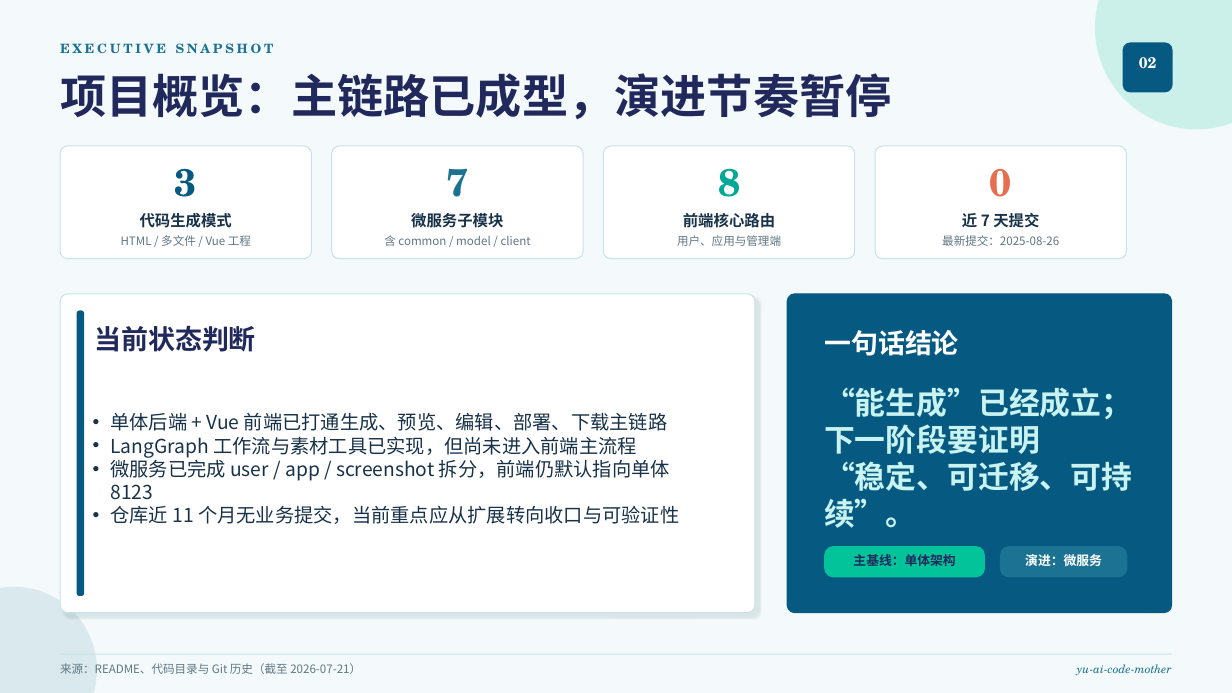
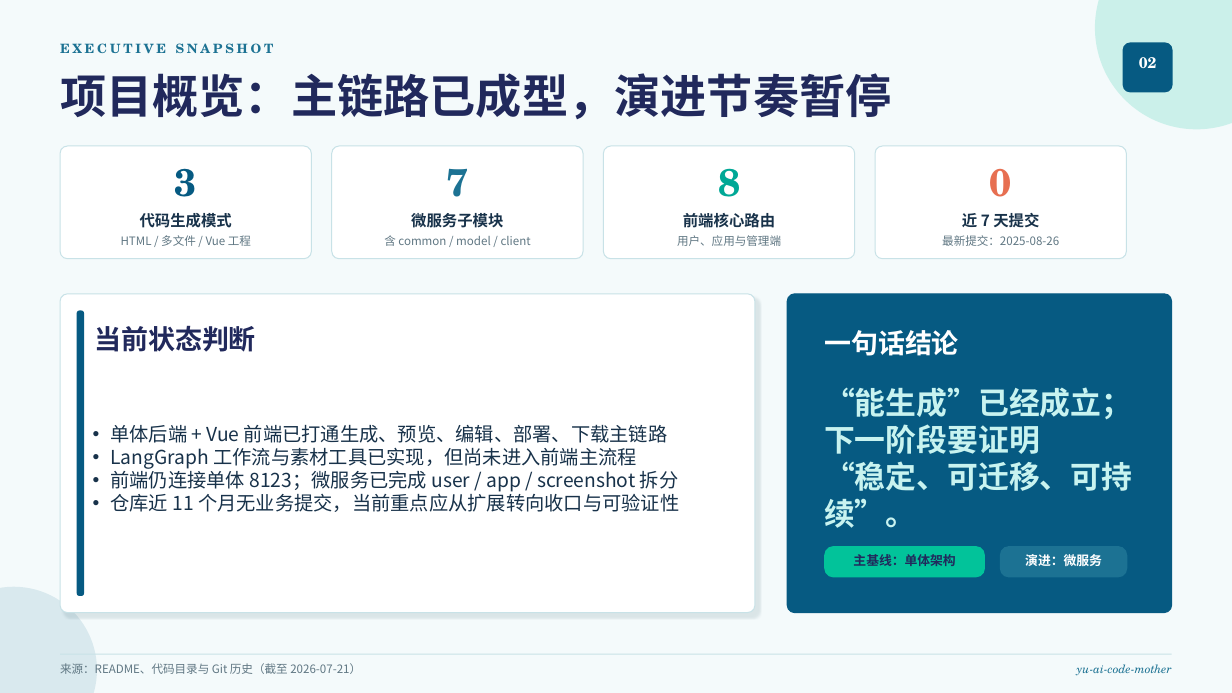
Before and after one commit to liyupi/yu-ai-code-mother, a slide deck: slide 2 of docs/reports/project-status-2026-07-21.pptx. Drawn at 1232x693 pixels with LibreOffice and Linux fonts; fonts in the diff are those of the drawing. Boxes give left, top, right and bottom in pixels: in the first picture for what was removed or moved away, otherwise in the second. Text is boxed around its words. In the diff, an @@ line names an element or a change of style, - is before the commit and + after.

```diff
--- a/docs/reports/project-status-2026-07-21.pptx
+++ b/docs/reports/project-status-2026-07-21.pptx
@@ text at [110,467,678,492]: text changed @@
-• 微服务已完成 user / app / screenshot 拆分，前端仍默认指向单体 8123
+• 前端仍连接单体 8123；微服务已完成 user / app / screenshot 拆分
```
Also in this commit, not shown: 3 other slides changed.
